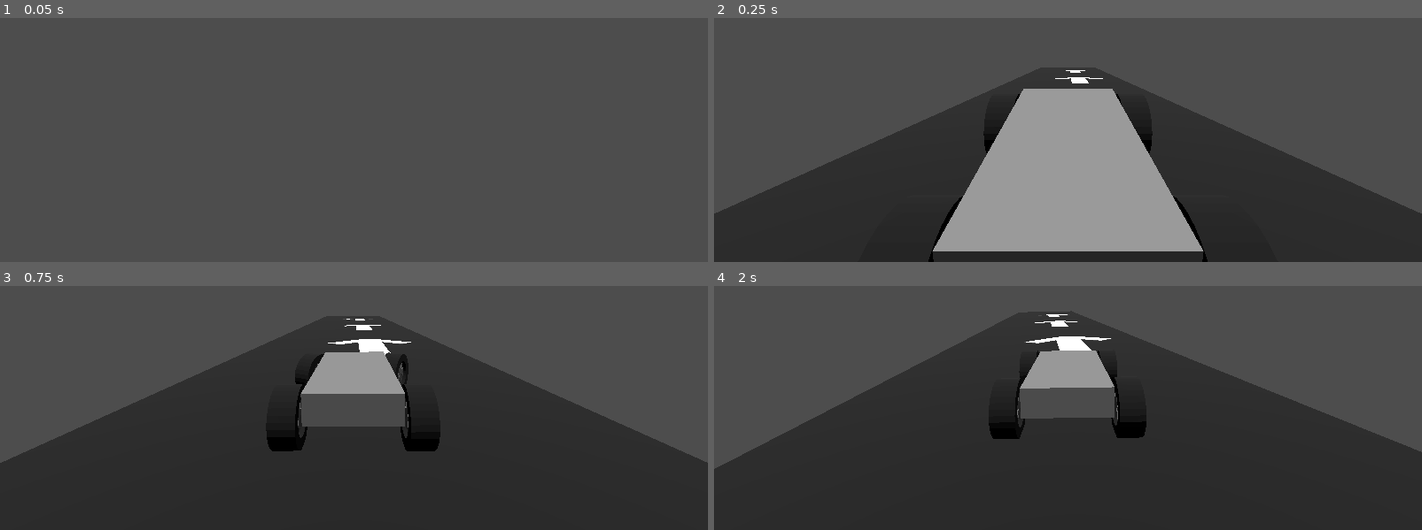
Above: before the commit, frames 1-4 (two rows, left to right).
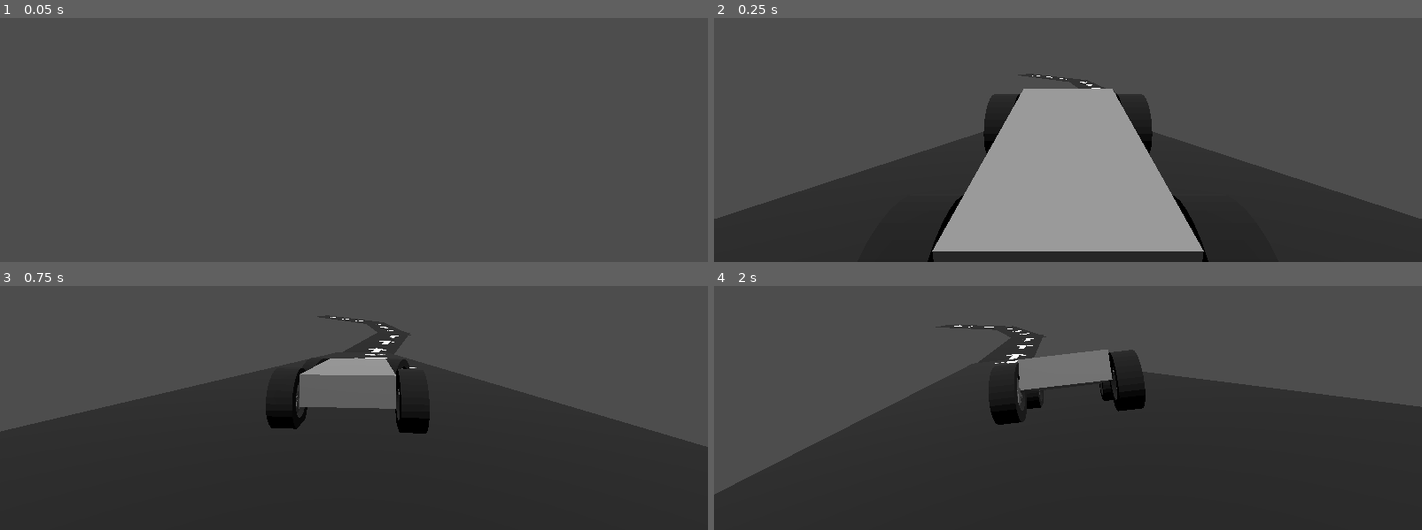
Above: after the commit, the same moments.

Repository: UrHighnez/steer-mania
Game: Godot game, scene res://test_track.tscn
Two runs of this game, one before a commit and one after it. Both use one fixed random seed, a clock stepped at 60 frames per second and the inputs below.
Inputs:
- Up to frame 1 (0.05 s): no input
- Up to frame 2 (0.25 s): no input
- Up to frame 3 (0.75 s): hold D (Steer Right) from 0.53 s (still down); tap J (Camera Left, bound only after the commit) at 0.6 s
- Up to frame 4 (2 s): tap L (Camera Right, bound only after the commit) at 0.8, 1.35 s; release D (Steer Right) at 1.28 s; hold S (Brake) from 1.28 s (still down); tap J (Camera Left, bound only after the commit) at 1.55 s

Frame 1 is identical in both runs. In frame 2, 8.1% of the frame differs, in the area x 0-100%, y 21-100%; in frame 3, 10%; in frame 4, 14%, in the area x 0-100%, y 11-86%.

Commit message:
update track

Diff:
--- a/follow_camera.gd
+++ b/follow_camera.gd
@@ -6,25 +6,48 @@
 @export var follow_height = 2.5
 @export var smooth_speed = 3.0
 
+@export var rotation_speed = 3.0     # Wie schnell dreht man die Kamera manuell?
+@export var auto_center_speed = 2.0  # Wie schnell geht sie zurück hinter das Auto?
+@export var input_deadzone = 0.1     # Ab wann reagiert der Stick?
+
+# Speichert, wie weit wir die Kamera gerade verdreht haben
+var current_rotation_offset = 0.0
+
 func _physics_process(delta):
 	if target_vehicle == null:
 		return
 
+	# --- 1. Manuelle Kamera-Eingabe (Rechter Stick) ---
+	var cam_input = Input.get_axis("Camera Right", "Camera Left")
+
+	if abs(cam_input) > input_deadzone:
+		# Spieler dreht aktiv: Offset erhöhen
+		current_rotation_offset += cam_input * rotation_speed * delta
+	else:
+		# Spieler macht nichts: Automatisch zurück zur Mitte (0.0)
+		current_rotation_offset = lerp(current_rotation_offset, 0.0, delta * auto_center_speed)
+
+	# --- 2. Position berechnen ---
 	var car_pos = target_vehicle.global_position
 
-	var target_rotation_y = target_vehicle.global_transform.basis.get_euler().y
+	# Basis-Rotation des Autos holen
+	var car_y_rotation = target_vehicle.global_transform.basis.get_euler().y
 
-	var offset = Vector3(0, follow_height, follow_distance).rotated(Vector3.UP, target_rotation_y)
+	# Wir addieren unseren manuellen Offset zur Auto-Rotation dazu
+	var final_y_rotation = car_y_rotation + current_rotation_offset
+
+	# Offset berechnen mit der kombinierten Rotation
+	var offset = Vector3(0, follow_height, follow_distance).rotated(Vector3.UP, final_y_rotation)
 
 	var desired_position = car_pos + offset
-
 	var look_at_target = car_pos + Vector3(0, 1.0, 0)
 
+	# --- 3. Bewegung anwenden ---
 	global_position = global_position.lerp(desired_position, delta * smooth_speed)
 
 	look_at(look_at_target, Vector3.UP)
 
-	# Dynamisches FOV für Speed-Effekt
+	# --- 4. FOV Effekt ---
 	var speed = target_vehicle.linear_velocity.length()
-	var target_fov = 75.0 + (speed * 0.5) # Basis 75, plus Speed-Bonus
+	var target_fov = 75.0 + (speed * 0.5)
 	fov = lerp(fov, clamp(target_fov, 75.0, 110.0), delta * 2.0)
--- a/project.godot
+++ b/project.godot
@@ -49,6 +49,18 @@
 "events": [Object(InputEventKey,"resource_local_to_scene":false,"resource_name":"","device":-1,"window_id":0,"alt_press …(195 unchanged characters)…
 ]
 }
+"Camera Left"={
+"deadzone": 0.2,
+"events": [Object(InputEventKey,"resource_local_to_scene":false,"resource_name":"","device":-1,"window_id":0,"alt_pressed":false,"shift_pressed":false,"ctrl_pressed":false,"meta_pressed":false,"pressed":false,"keycode":0,"physical_keycode":74,"key_label":0,"unicode":106,"location":0,"echo":false,"script":null)
+, Object(InputEventJoypadMotion,"resource_local_to_scene":false,"resource_name":"","device":-1,"axis":2,"axis_value":-1.0,"script":null)
+]
+}
+"Camera Right"={
+"deadzone": 0.2,
+"events": [Object(InputEventKey,"resource_local_to_scene":false,"resource_name":"","device":-1,"window_id":0,"alt_pressed":false,"shift_pressed":false,"ctrl_pressed":false,"meta_pressed":false,"pressed":false,"keycode":0,"physical_keycode":76,"key_label":0,"unicode":108,"location":0,"echo":false,"script":null)
+, Object(InputEventJoypadMotion,"resource_local_to_scene":false,"resource_name":"","device":-1,"axis":2,"axis_value":1.0,"script":null)
+]
+}
 
 [physics]
 
--- a/test_track.tscn
+++ b/test_track.tscn
@@ -9,6 +9,11 @@
 [sub_resource type="CameraAttributesPhysical" id="CameraAttributesPhysical_tpaj3"]
 
 [sub_resource type="Compositor" id="Compositor_sskuf"]
+
+[sub_resource type="BoxShape3D" id="BoxShape3D_sskuf"]
+size = Vector3(1.5, 0.75, 3)
+
+[sub_resource type="BoxMesh" id="BoxMesh_t3gmr"]
 
 [sub_resource type="StandardMaterial3D" id="StandardMaterial3D_sskuf"]
 albedo_color = Color(0.11119685, 0.11119685, 0.11119679, 1)
@@ -31,11 +36,6 @@
 text = "→"
 font_size = 32
 
-[sub_resource type="BoxShape3D" id="BoxShape3D_sskuf"]
-size = Vector3(1.5, 0.75, 3)
-
-[sub_resource type="BoxMesh" id="BoxMesh_t3gmr"]
-
 [node name="Test Track" type="Node3D"]
 
 [node name="WorldEnvironment" type="WorldEnvironment" parent="."]
@@ -46,31 +46,6 @@
 [node name="DirectionalLight3D" type="DirectionalLight3D" parent="."]
 transform = Transform3D(1, 0, 0, 0, -4.371139e-08, 1, 0, -1, -4.371139e-08, 0, 10, 0)
 
-[node name="Track Mesh" type="MeshInstance3D" parent="."]
-transform = Transform3D(-1.0761828e-06, -1.13856045e-08, 5, -4.3412046, 1.4772116, 0, -24.620193, -0.26047227, -2.1855695e-07, 0, -5, -20)
-material_override = SubResource("StandardMaterial3D_sskuf")
-mesh = SubResource("PlaneMesh_tpaj3")
-skin = SubResource("Skin_sskuf")
-
-[node name="StaticBody3D" type="StaticBody3D" parent="Track Mesh"]
-physics_interpolation_mode = 1
-physics_material_override = SubResource("PhysicsMaterial_dd2be")
-
-[node name="CollisionShape3D" type="CollisionShape3D" parent="Track Mesh/StaticBody3D"]
-shape = SubResource("ConvexPolygonShape3D_dd2be")
-
-[node name="ArrowMesh 1" type="MeshInstance3D" parent="Track Mesh"]
-transform = Transform3D(0.9998874, 0.074047334, 0.010579933, 0.010581017, 0.00078319013, -0.99994355, -0.010578792, 6.999608, -4.712787e-08, -0.4751284, -0.013030052, 0.2707596)
-mesh = SubResource("TextMesh_t3gmr")
-
-[node name="ArrowMesh 2" type="MeshInstance3D" parent="Track Mesh"]
-transform = Transform3D(0.9998876, 0.074047364, 0.010579935, 0.01058054, 0.00078319013, -0.99994355, -0.010578792, 6.999608, -4.712787e-08, 0.00022923946, -0.021657228, 0.2707596)
-mesh = SubResource("TextMesh_t3gmr")
-
-[node name="ArrowMesh 3" type="MeshInstance3D" parent="Track Mesh"]
-transform = Transform3D(0.9998874, 0.07404734, 0.010579933, 0.010581017, 0.00078319013, -0.99994355, -0.010578792, 6.999608, -4.712787e-08, 0.48353302, -0.013087988, 0.2707596)
-mesh = SubResource("TextMesh_t3gmr")
-
 [node name="VehicleBody3D" type="VehicleBody3D" parent="."]
 mass = 80.0
 center_of_mass_mode = 1
@@ -90,7 +65,7 @@
 wheel_friction_slip = 1.8
 suspension_stiffness = 50.0
 
-[node name="SM_Wheel" parent="VehicleBody3D/VehicleWheel3D BR" instance=ExtResource("3_t3gmr")]
+[node name="Wheel Mesh" parent="VehicleBody3D/VehicleWheel3D BR" instance=ExtResource("3_t3gmr")]
 
 [node name="VehicleWheel3D FR" type="VehicleWheel3D" parent="VehicleBody3D"]
 transform = Transform3D(1, 0, 0, 0, 1, 0, 0, 0, 1, 1, -0.12, -1.2)
@@ -100,7 +75,7 @@
 wheel_friction_slip = 2.0
 suspension_stiffness = 50.0
 
-[node name="SM_Wheel" parent="VehicleBody3D/VehicleWheel3D FR" instance=ExtResource("3_t3gmr")]
+[node name="Wheel Mesh" parent="VehicleBody3D/VehicleWheel3D FR" instance=ExtResource("3_t3gmr")]
 
 [node name="VehicleWheel3D BL" type="VehicleWheel3D" parent="VehicleBody3D"]
 transform = Transform3D(1, 0, 0, 0, 1, 0, 0, 0, 1, -1, -0.12, 1.2)
@@ -108,7 +83,7 @@
 wheel_friction_slip = 1.8
 suspension_stiffness = 50.0
 
-[node name="SM_Wheel" parent="VehicleBody3D/VehicleWheel3D BL" instance=ExtResource("3_t3gmr")]
+[node name="Wheel Mesh" parent="VehicleBody3D/VehicleWheel3D BL" instance=ExtResource("3_t3gmr")]
 
 [node name="VehicleWheel3D FL" type="VehicleWheel3D" parent="VehicleBody3D"]
 transform = Transform3D(1, 0, 0, 0, 1, 0, 0, 0, 1, -1, -0.12, -1.2)
@@ -118,7 +93,7 @@
 wheel_friction_slip = 2.0
 suspension_stiffness = 50.0
 
-[node name="SM_Wheel" parent="VehicleBody3D/VehicleWheel3D FL" instance=ExtResource("3_t3gmr")]
+[node name="Wheel Mesh" parent="VehicleBody3D/VehicleWheel3D FL" instance=ExtResource("3_t3gmr")]
 
 [node name="Camera Node" type="Node3D" parent="."]
 physics_interpolation_mode = 2
@@ -127,3 +102,109 @@
 [node name="Camera3D" type="Camera3D" parent="Camera Node" node_paths=PackedStringArray("target_vehicle")]
 script = ExtResource("3_sl0jo")
 target_vehicle = NodePath("../../VehicleBody3D")
+
+[node name="Track" type="Node3D" parent="."]
+
+[node name="Track Mesh" type="MeshInstance3D" parent="Track"]
+transform = Transform3D(-1.0761828e-06, -1.1385604e-08, 5, -8.8446245, 1.4029901, -4.0649937e-08, -23.383167, -0.5306775, -2.1474338e-07, 0, -9.025788, -20)
+material_override = SubResource("StandardMaterial3D_sskuf")
+mesh = SubResource("PlaneMesh_tpaj3")
+skin = SubResource("Skin_sskuf")
+skeleton = NodePath("../..")
+
+[node name="StaticBody3D" type="StaticBody3D" parent="Track/Track Mesh"]
+physics_interpolation_mode = 1
+physics_material_override = SubResource("PhysicsMaterial_dd2be")
+
+[node name="CollisionShape3D" type="CollisionShape3D" parent="Track/Track Mesh/StaticBody3D"]
+shape = SubResource("ConvexPolygonShape3D_dd2be")
+
+[node name="ArrowMesh 1" type="MeshInstance3D" parent="Track/Track Mesh"]
+transform = Transform3D(0.9998874, 0.074047334, 0.010579933, 0.010581017, 0.00078319013, -0.99994355, -0.010578792, 6.999608, -4.712787e-08, -0.4751284, -0.013030052, 0.2707596)
+mesh = SubResource("TextMesh_t3gmr")
+
+[node name="ArrowMesh 2" type="MeshInstance3D" parent="Track/Track Mesh"]
+transform = Transform3D(0.9998876, 0.074047364, 0.010579935, 0.01058054, 0.00078319013, -0.99994355, -0.010578792, 6.999608, -4.712787e-08, 0.00022923946, -0.021657228, 0.2707596)
+mesh = SubResource("TextMesh_t3gmr")
+
+[node name="ArrowMesh 3" type="MeshInstance3D" parent="Track/Track Mesh"]
+transform = Transform3D(0.9998874, 0.07404734, 0.010579933, 0.010581017, 0.00078319013, -0.99994355, -0.010578792, 6.999608, -4.712787e-08, 0.48353302, -0.013087988, 0.2707596)
+mesh = SubResource("TextMesh_t3gmr")
+
+[node name="Track Mesh2" type="MeshInstance3D" parent="Track"]
+transform = Transform3D(6.305322, 0.06670791, 4.833246, -4.4918957, 1.4755868, 0.008112751, -23.771109, -0.2611391, 1.280493, 4.765967, -21.066563, -58.464897)
+material_override = SubResource("StandardMaterial3D_sskuf")
+mesh = SubResource("PlaneMesh_tpaj3")
+skin = SubResource("Skin_sskuf")
+skeleton = NodePath("../..")
+
+[node name="StaticBody3D" type="StaticBody3D" parent="Track/Track Mesh2"]
+physics_interpolation_mode = 1
+physics_material_override = SubResource("PhysicsMaterial_dd2be")
+
+[node name="CollisionShape3D" type="CollisionShape3D" parent="Track/Track Mesh2/StaticBody3D"]
+shape = SubResource("ConvexPolygonShape3D_dd2be")
+
+[node name="ArrowMesh 1" type="MeshInstance3D" parent="Track/Track Mesh2"]
+transform = Transform3D(0.9998874, 0.074047334, 0.010579933, 0.010581017, 0.00078319013, -0.99994355, -0.010578792, 6.999608, -4.712787e-08, -0.4751284, -0.013030052, 0.2707596)
+mesh = SubResource("TextMesh_t3gmr")
+
+[node name="ArrowMesh 2" type="MeshInstance3D" parent="Track/Track Mesh2"]
+transform = Transform3D(0.9998876, 0.074047364, 0.010579935, 0.01058054, 0.00078319013, -0.99994355, -0.010578792, 6.999608, -4.712787e-08, 0.00022923946, -0.021657228, 0.2707596)
+mesh = SubResource("TextMesh_t3gmr")
+
+[node name="ArrowMesh 3" type="MeshInstance3D" parent="Track/Track Mesh2"]
+transform = Transform3D(0.9998874, 0.07404734, 0.010579933, 0.010581017, 0.00078319013, -0.99994355, -0.010578792, 6.999608, -4.712787e-08, 0.48353302, -0.013087988, 0.2707596)
+mesh = SubResource("TextMesh_t3gmr")
+
+[node name="Track Mesh3" type="MeshInstance3D" parent="Track"]
+transform = Transform3D(-3.3434734, -0.03537267, 4.95368, -4.3412037, 1.4772115, 3.2567523e-15, -24.39211, -0.2580592, -0.67901033, 7.8536654, -29.862858, -101.36855)
+material_override = SubResource("StandardMaterial3D_sskuf")
+mesh = SubResource("PlaneMesh_tpaj3")
+skin = SubResource("Skin_sskuf")
+skeleton = NodePath("../..")
+
+[node name="StaticBody3D" type="StaticBody3D" parent="Track/Track Mesh3"]
+physics_interpolation_mode = 1
+physics_material_override = SubResource("PhysicsMaterial_dd2be")
+
+[node name="CollisionShape3D" type="CollisionShape3D" parent="Track/Track Mesh3/StaticBody3D"]
+shape = SubResource("ConvexPolygonShape3D_dd2be")
+
+[node name="ArrowMesh 1" type="MeshInstance3D" parent="Track/Track Mesh3"]
+transform = Transform3D(0.9998874, 0.074047334, 0.010579933, 0.010581017, 0.00078319013, -0.99994355, -0.010578792, 6.999608, -4.712787e-08, -0.4751284, -0.013030052, 0.2707596)
+mesh = SubResource("TextMesh_t3gmr")
+
+[node name="ArrowMesh 2" type="MeshInstance3D" parent="Track/Track Mesh3"]
+transform = Transform3D(0.9998876, 0.074047364, 0.010579935, 0.01058054, 0.00078319013, -0.99994355, -0.010578792, 6.999608, -4.712787e-08, 0.00022923946, -0.021657228, 0.2707596)
+mesh = SubResource("TextMesh_t3gmr")
+
+[node name="ArrowMesh 3" type="MeshInstance3D" parent="Track/Track Mesh3"]
+transform = Transform3D(0.9998874, 0.07404734, 0.010579933, 0.010581017, 0.00078319013, -0.99994355, -0.010578792, 6.999608, -4.712787e-08, 0.48353302, -0.013087988, 0.2707596)
+mesh = SubResource("TextMesh_t3gmr")
+
+[node name="Track Mesh4" type="MeshInstance3D" parent="Track"]
+transform = Transform3D(-17.282137, -0.039762963, 3.6104763, -2.7298841, 1.4875237, -0.34065473, -17.857082, -0.18892108, -3.4421523, -11.451762, -36.748123, -140.54616)
+material_override = SubResource("StandardMaterial3D_sskuf")
+mesh = SubResource("PlaneMesh_tpaj3")
+skin = SubResource("Skin_sskuf")
+skeleton = NodePath("../..")
+
+[node name="StaticBody3D" type="StaticBody3D" parent="Track/Track Mesh4"]
+physics_interpolation_mode = 1
+physics_material_override = SubResource("PhysicsMaterial_dd2be")
+
+[node name="CollisionShape3D" type="CollisionShape3D" parent="Track/Track Mesh4/StaticBody3D"]
+shape = SubResource("ConvexPolygonShape3D_dd2be")
+
+[node name="ArrowMesh 1" type="MeshInstance3D" parent="Track/Track Mesh4"]
+transform = Transform3D(0.9998874, 0.074047334, 0.010579933, 0.010581017, 0.00078319013, -0.99994355, -0.010578792, 6.999608, -4.712787e-08, -0.4751284, -0.013030052, 0.2707596)
+mesh = SubResource("TextMesh_t3gmr")
+
+[node name="ArrowMesh 2" type="MeshInstance3D" parent="Track/Track Mesh4"]
+transform = Transform3D(0.9998876, 0.074047364, 0.010579935, 0.01058054, 0.00078319013, -0.99994355, -0.010578792, 6.999608, -4.712787e-08, 0.00022923946, -0.021657228, 0.2707596)
+mesh = SubResource("TextMesh_t3gmr")
+
+[node name="ArrowMesh 3" type="MeshInstance3D" parent="Track/Track Mesh4"]
+transform = Transform3D(0.9998874, 0.07404734, 0.010579933, 0.010581017, 0.00078319013, -0.99994355, -0.010578792, 6.999608, -4.712787e-08, 0.48353302, -0.013087988, 0.2707596)
+mesh = SubResource("TextMesh_t3gmr")
